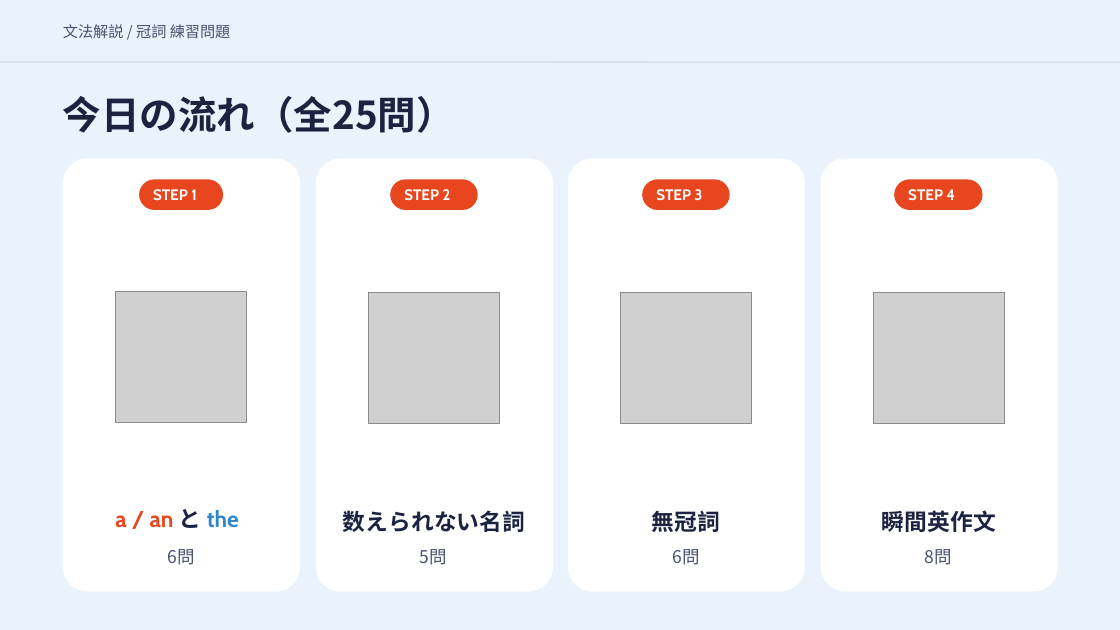
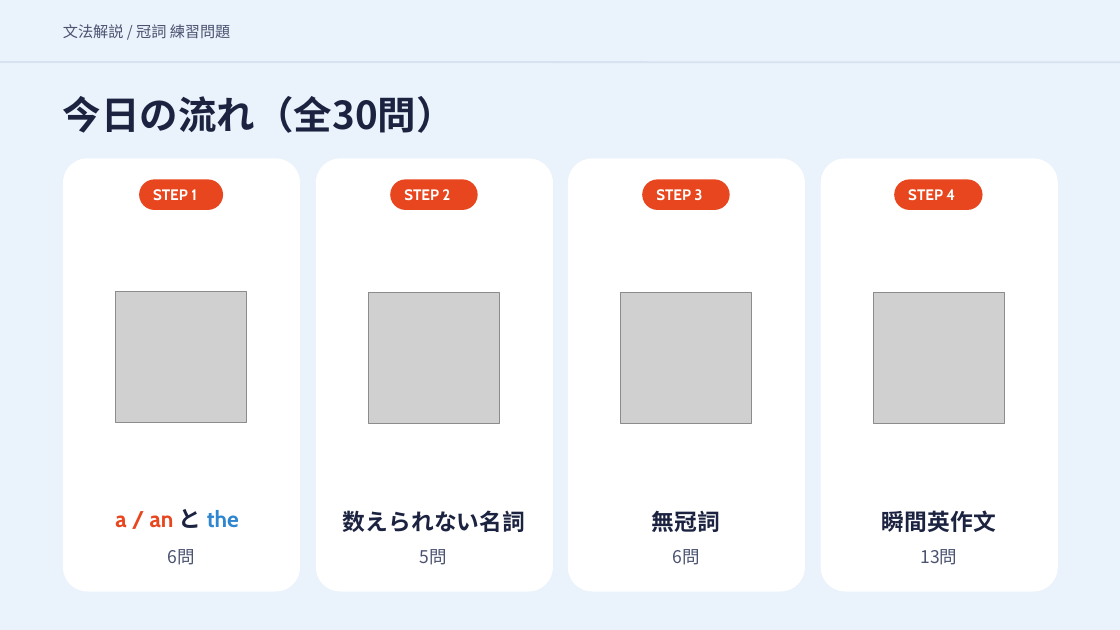
Before and after one commit to hinakajisaki-dev/hina-english, a slide deck: slide 3 of matome/articles-4/articles-4-slides.pptx. Drawn at 1120x630 pixels with LibreOffice and Linux fonts; fonts in the diff are those of the drawing; grey boxes stand for pictures. Boxes give left, top, right and bottom in pixels: in the first picture for what was removed or moved away, otherwise in the second. Text is boxed around its words. In the diff, an @@ line names an element or a change of style, - is before the commit and + after.

```diff
--- a/matome/articles-4/articles-4-slides.pptx
+++ b/matome/articles-4/articles-4-slides.pptx
@@ text at [63, 96, 455, 133]: text changed @@
-今日の流れ（全25問）
+今日の流れ（全30問）
@@ text at [920, 549, 957, 565]: text changed @@
-8問
+13問
```
Also in this commit, not shown: 28 other slides changed, 10 slides added, 3 other files.
